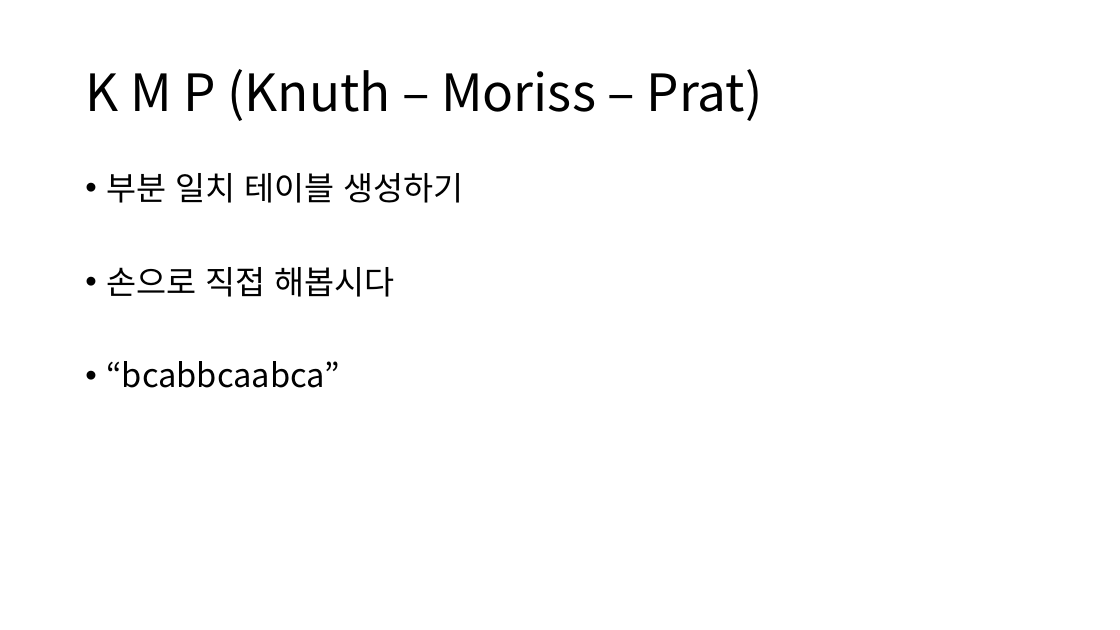
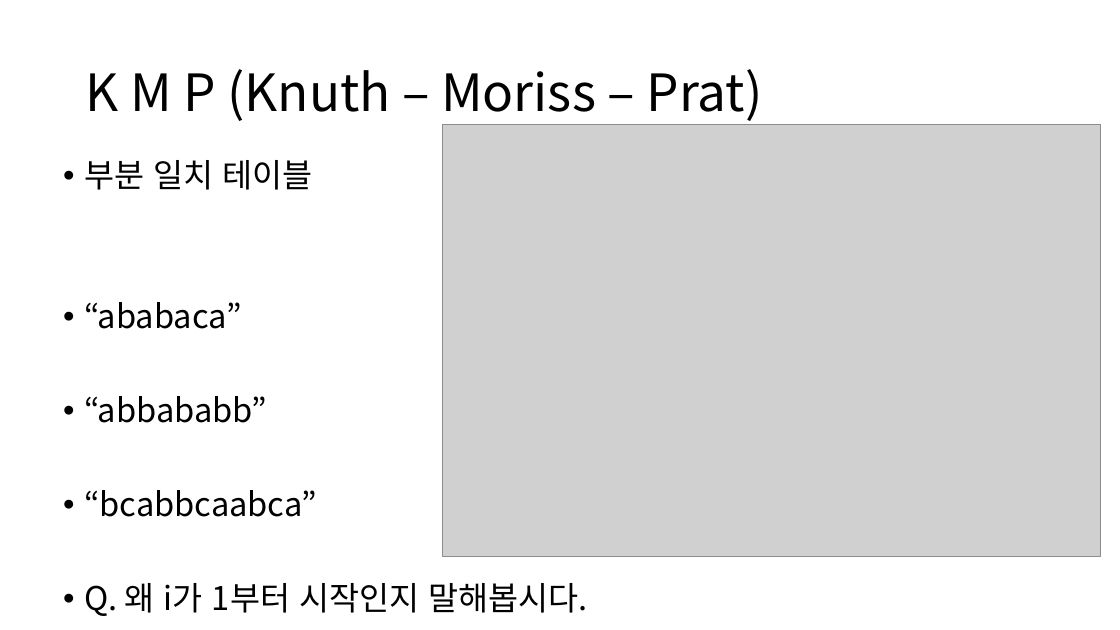
Before and after one commit to ALGOSOPT/algosopt, a slide deck: slide 10 of Chapter20/chapter20.pptx (slide 13 before the commit). Drawn at 1120x630 pixels with LibreOffice and Linux fonts; fonts in the diff are those of the drawing; grey boxes stand for pictures. Boxes give left, top, right and bottom in pixels: in the first picture for what was removed or moved away, otherwise in the second. Text is boxed around its words. In the diff, an @@ line names an element or a change of style, - is before the commit and + after.

```diff
--- a/Chapter20/chapter20.pptx
+++ b/Chapter20/chapter20.pptx
@@ picture added at (443, 124, 1102, 556) @@
@@ text "부분 일치 테이블": place and size @@
-text "부분 일치 테이블" at (106, 173, 464, 388)
+text "부분 일치 테이블" at (84, 160, 587, 616)
@@ text at (84, 160, 312, 423): text changed @@
-• 부분 일치 테이블 생성하기
-• 손으로 직접 해봅시다
+• 부분 일치 테이블
+• “ababaca”
+• “abbababb”
@@ text at (84, 583, 587, 616): paragraph added @@
+• Q. 왜 i가 1부터 시작인지 말해봅시다.
```
Also in this commit, not shown: 4 other slides changed, 7 slides added, 9 slides removed, 2 other files.
